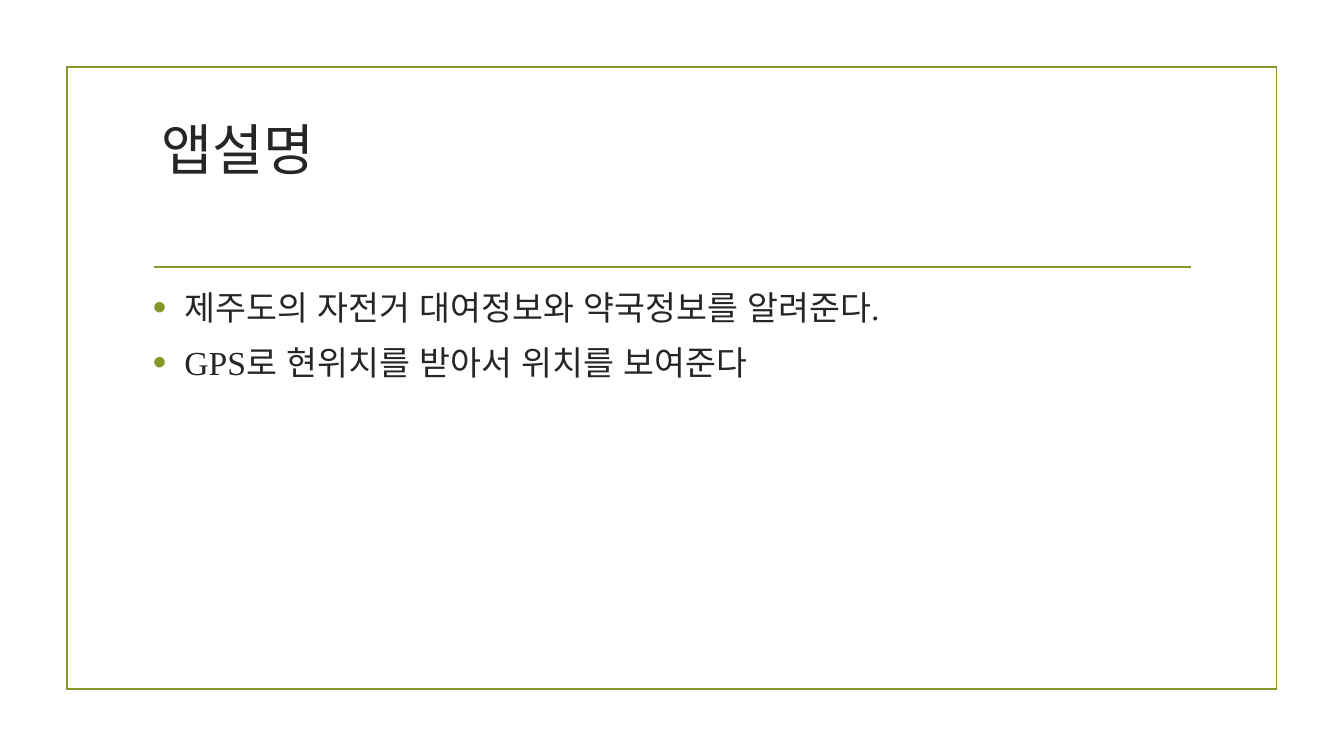
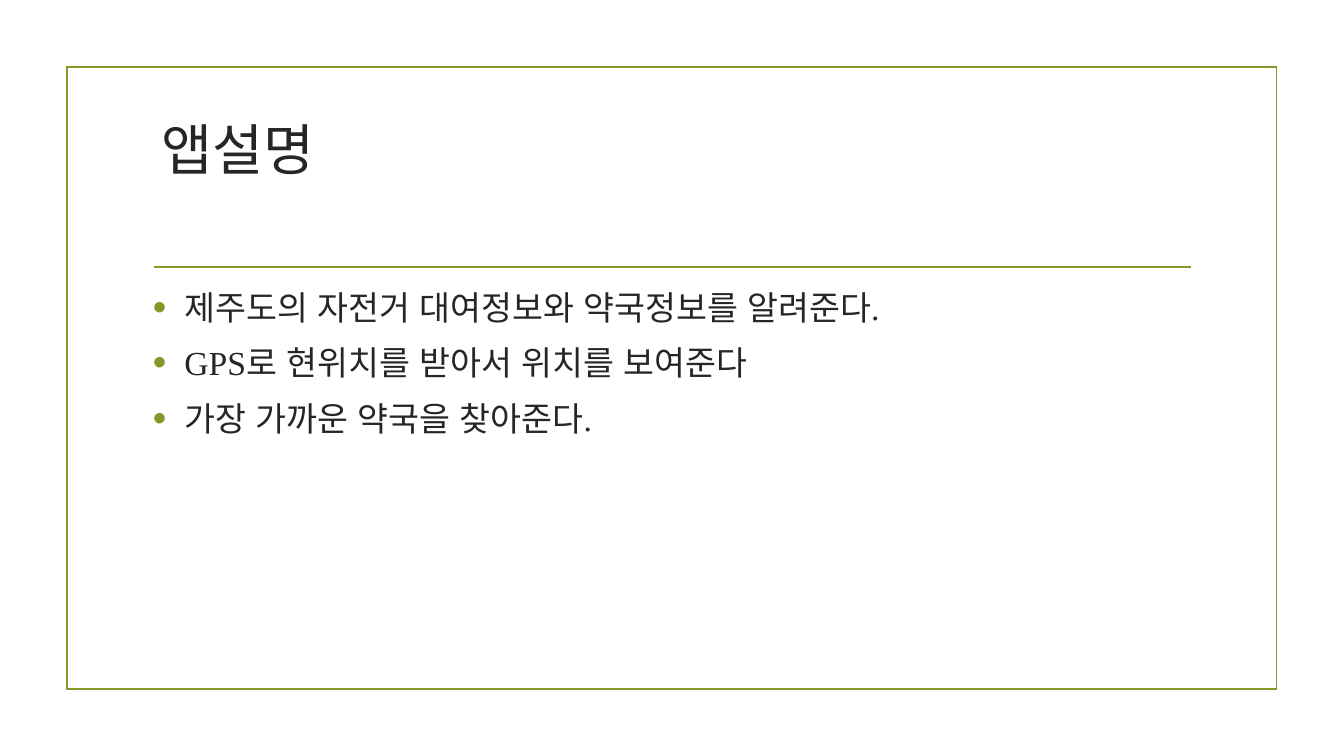
Before and after one commit to dong15/TermProject, a slide deck: slide 4 of 스마트폰 게임 프로그래밍 최종발표.pptx. Drawn at 1344x756 pixels with LibreOffice and Linux fonts; fonts in the diff are those of the drawing; background and template pictures are left out. Boxes give left, top, right and bottom in pixels: in the first picture for what was removed or moved away, otherwise in the second. Text is boxed around its words. In the diff, an @@ line names an element or a change of style, - is before the commit and + after.

Commit message:
Final change
가장최신 버전입니다.

```diff
--- a/스마트폰 게임 프로그래밍 최종발표.pptx
+++ b/스마트폰 게임 프로그래밍 최종발표.pptx
@@ text at [184,403,592,434]: paragraph added @@
+• 가장 가까운 약국을 찾아준다.
```
Also in this commit, not shown: 2 other slides changed, 2 other files.
